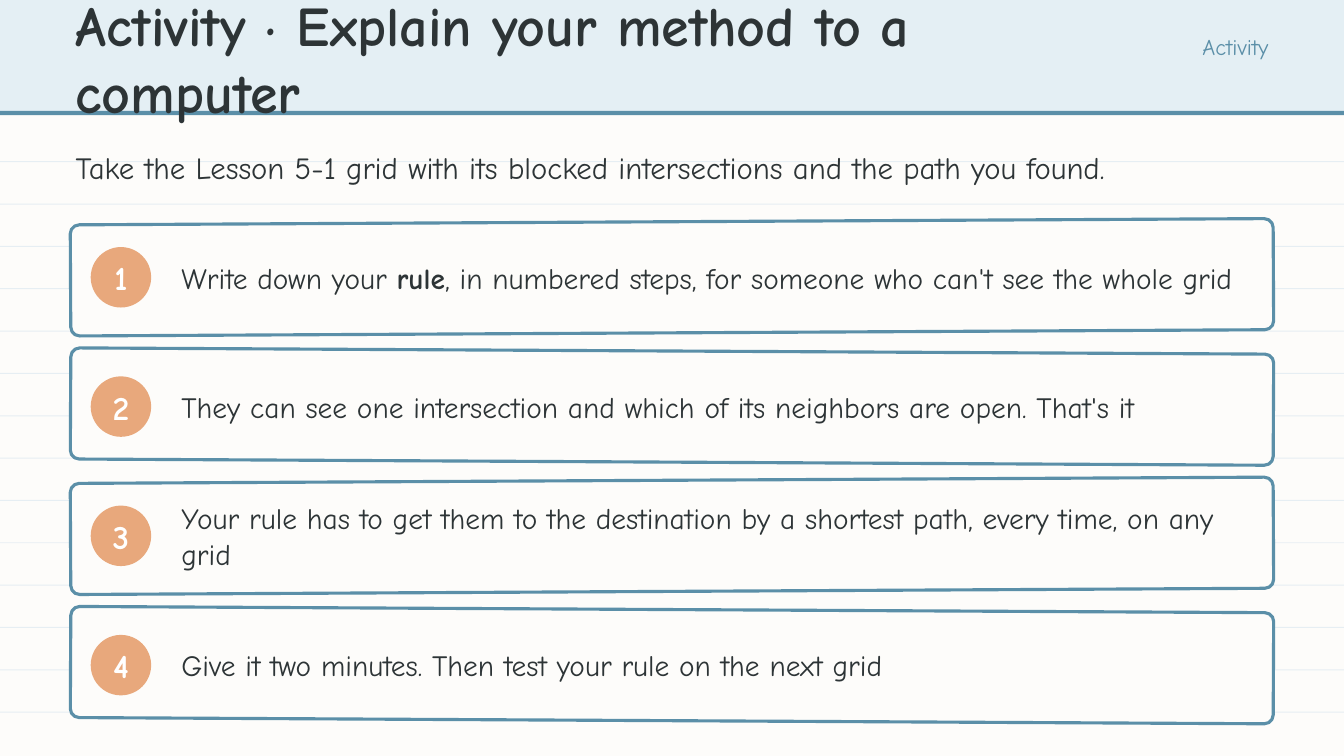
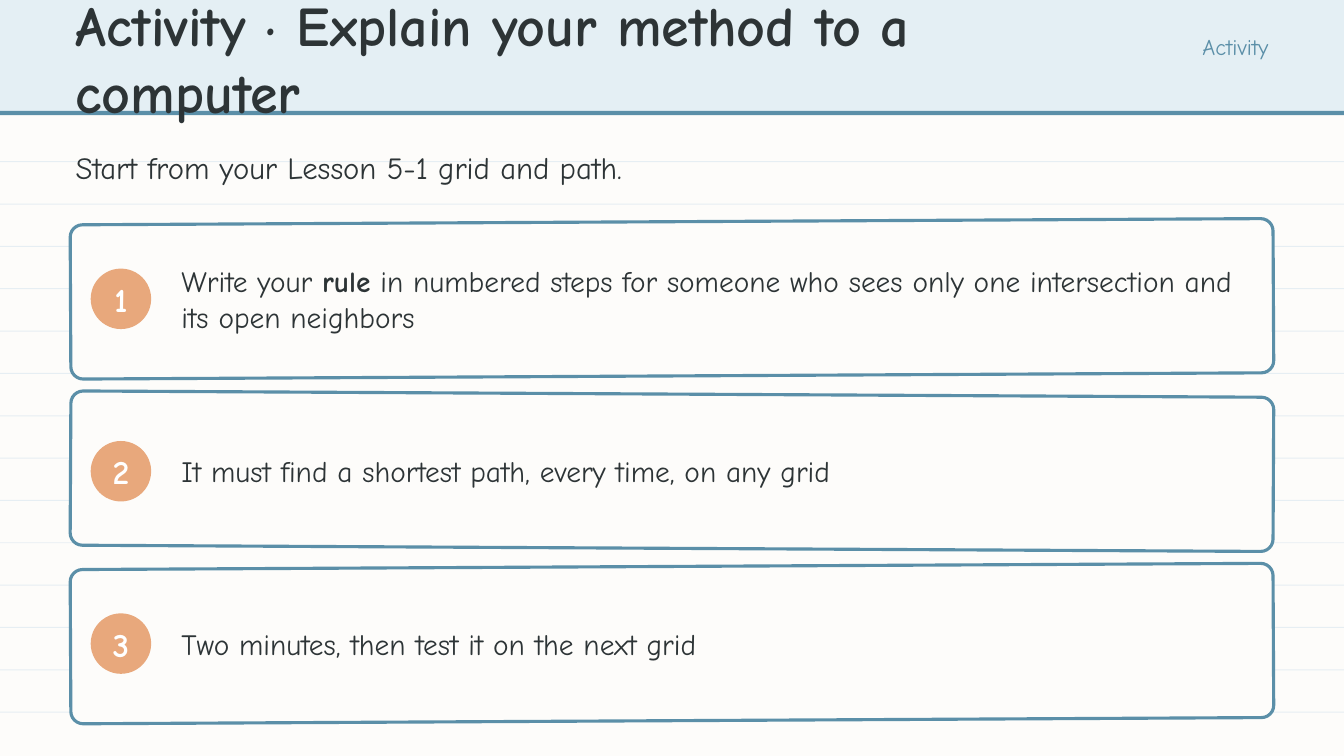
Before and after one commit to bradamiller/LearningPython, a slide deck: slide 3 of static/slides/module-05-pathfinding/module-5-lesson-03-bfs-concept.pptx. Drawn at 1344x756 pixels with LibreOffice and Linux fonts; fonts in the diff are those of the drawing. Boxes give left, top, right and bottom in pixels: in the first picture for what was removed or moved away, otherwise in the second. Text is boxed around its words. In the diff, an @@ line names an element or a change of style, - is before the commit and + after.

```diff
--- a/static/slides/module-05-pathfinding/module-5-lesson-03-bfs-concept.pptx
+++ b/static/slides/module-05-pathfinding/module-5-lesson-03-bfs-concept.pptx
@@ text at [76,158,622,185]: text changed @@
-Take the Lesson 5-1 grid with its blocked intersections and the path you found.
+Start from your Lesson 5-1 grid and path.
@@ rounded rectangle: place and size @@
-rounded rectangle at [70,219,1274,336]
+rounded rectangle at [70,219,1274,379]
@@ text "1": place and size @@
-text "1" at [114,268,127,290]
+text "1" at [114,290,127,312]
@@ ellipse: place and size @@
-ellipse at [91,247,151,308]
+ellipse at [91,269,151,330]
@@ text at [181,272,1232,334]: text changed @@
-Write down your rule, in numbered steps, for someone who can't see the whole grid
+Write your rule in numbered steps for someone who sees only one intersection and its open neighbors
@@ rounded rectangle: place and size @@
-rounded rectangle at [70,348,1274,465]
+rounded rectangle at [70,391,1274,552]
@@ text "2": place and size @@
-text "2" at [113,398,130,420]
+text "2" at [113,462,130,484]
@@ ellipse: place and size @@
-ellipse at [91,376,151,437]
+ellipse at [91,442,151,502]
@@ text at [181,462,830,488]: text changed @@
-They can see one intersection and which of its neighbors are open. That's it
+It must find a shortest path, every time, on any grid
@@ text removed at [181,509,1214,571] @@
-Your rule has to get them to the destination by a shortest path, every time, on any grid
@@ rounded rectangle: place and size @@
-rounded rectangle at [70,477,1274,594]
+rounded rectangle at [70,563,1274,724]
@@ rounded rectangle removed at [70,607,1274,724] @@
@@ text "3": place and size @@
-text "3" at [113,527,130,549]
+text "3" at [113,635,130,657]
@@ ellipse: place and size @@
-ellipse at [91,506,151,567]
+ellipse at [91,613,151,674]
@@ ellipse removed at [91,635,151,696] @@
@@ text removed at [113,656,129,678] @@
-4
@@ text at [181,635,697,661]: text changed @@
-Give it two minutes. Then test your rule on the next grid
+Two minutes, then test it on the next grid
```
Also in this commit, not shown: 9 other slides changed, 9 other files.
